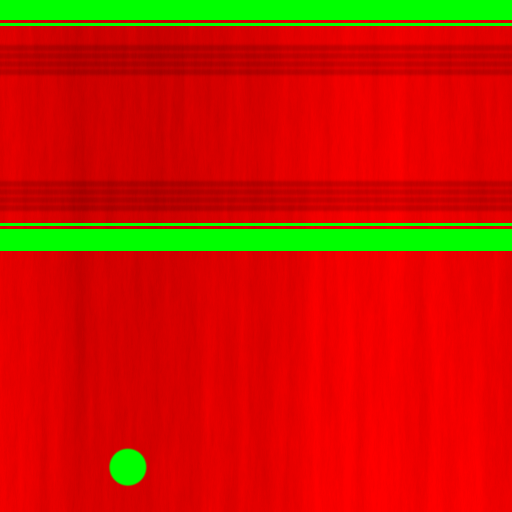
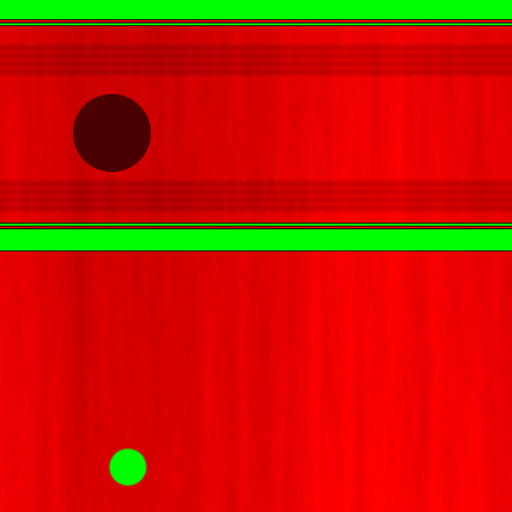
Revision of a layered 512 x 512 image; what changed, layer by layer:
added layer "Black" (1st of 2, in "Color") in group "Color" over (0, 19, 512, 252)
added layer "R75" in group "Color" over (73, 94, 151, 172)
